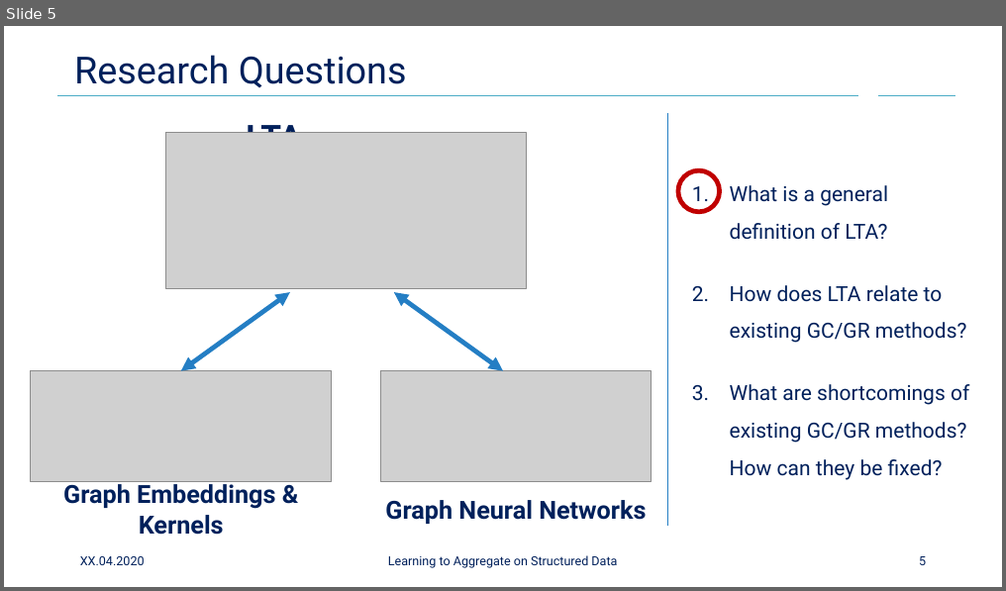
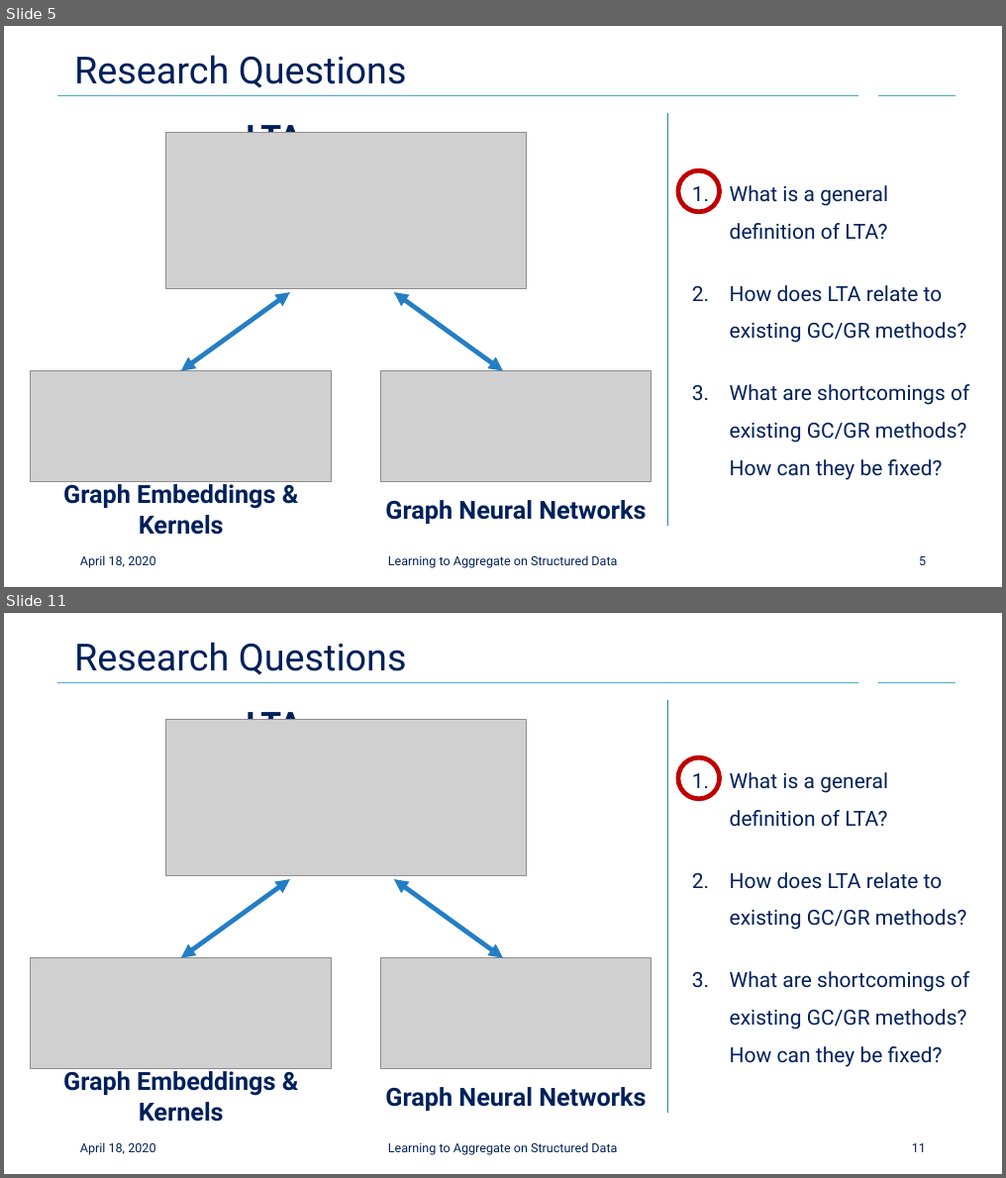
Before and after one commit to Cortys/master-thesis, a slide deck: presentation/final/final_presentation.pptx. Shown one above the other, each under a label of ours: slide 5 before the commit, slides 5 and 11 after it; the slides between them are not shown. The pictures are 1006x591 and 1006x1178 pixels, drawn with LibreOffice and Linux fonts; fonts in the diff are those of the drawing; grey boxes stand for pictures; background and template pictures are left out. Boxes give left, top, right and bottom in pixels: in the first picture for what was removed or moved away, otherwise in the second. Text is boxed around its words. In the diff, an @@ line names an element or a change of style, - is before the commit and + after.

Commit message:
added lta definition slides

```diff
--- a/presentation/final/final_presentation.pptx
+++ b/presentation/final/final_presentation.pptx
@@ slide 11 added at bbox=[4, 613, 1002, 1174], background #FFFFFF; not listed: 2 template elements that a slide beside it also shows @@
@@ title added at bbox=[74, 642, 407, 675], 36 pt, text #00205B @@
+Research Questions
@@ line added from (668, 700) to (668, 1113), #247EC4 0.5 pt @@
@@ picture added at bbox=[165, 719, 526, 875] @@
@@ text added at bbox=[246, 706, 301, 720], 32 pt, text #00205B, bold @@
+LTA
@@ ellipse added at bbox=[678, 758, 720, 799], outline #C00000 4.5 pt @@
@@ text added at bbox=[730, 772, 969, 1067], 20 pt, text #00205B @@
+1. What is a general definition of LTA?
+2. How does LTA relate to existing GC/GR methods?
+3. What are shortcomings of existing GC/GR methods?
+   How can they be fixed?
@@ group added at bbox=[30, 879, 650, 1122]: 2 texts, 2 pictures, 2 double arrows @@
+Graph Neural Networks
+Graph Embeddings & Kernels
@@ text added at bbox=[80, 1143, 155, 1156], 12 pt, text #00205B @@
+April 18, 2020
@@ text added at bbox=[388, 1143, 617, 1156], 12 pt, text #00205B @@
+Learning to Aggregate on Structured Data
@@ page number added at bbox=[912, 1144, 926, 1153], 12 pt, text #00205B @@
+11
@@ slide 5 changed as well @@
@@ text at bbox=[80, 556, 155, 569]: text changed @@
-XX.04.2020
+April 18, 2020
```
Also in this commit, not shown: 5 other slides changed, 4 other slides added, 9 other files.
